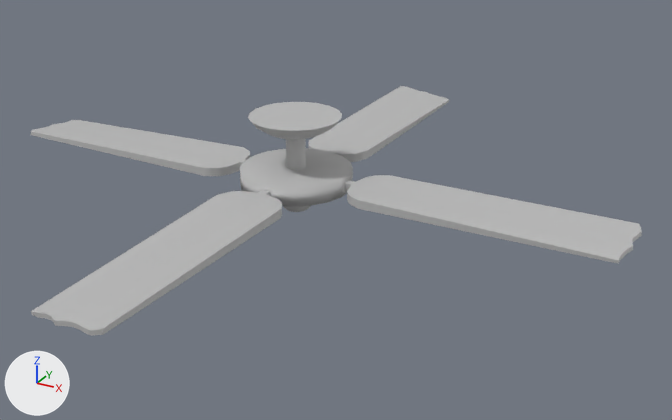
Renders of the FBX model Models/Matty B/FBX_Files/mvh_ceiling_fan.fbx from each side of a commit.
One viewpoint serves both versions: a 50 mm camera at (0.0331, -0.0542, 0.0326) aimed at (0.0033, 0.0001, 0.0055). Every picture has the same lights, and +X, +Y and +Z are marked at lower left. Where no turn or scale is listed for an object, it has been applied to the vertices.

Names of what the first picture shows: 'fan'.
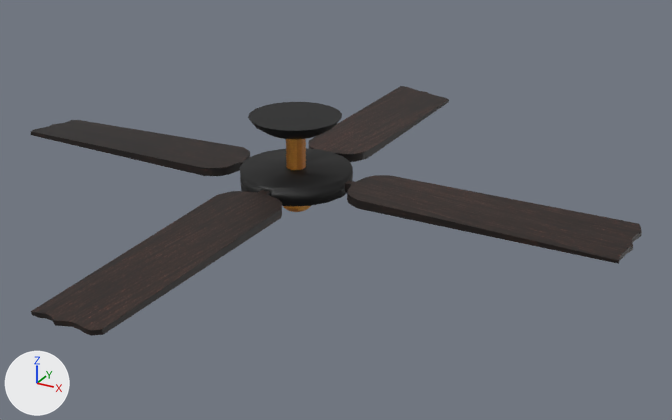
Pixel boxes (x1, y1, x2, y2) of what changed, in the pictures (672 x 420 px):
'fan', recoloured (grey to black): (31, 86, 642, 336) in both

The change, as a diff of the scene's bpy script:
```diff
--- a/Models/Matty B/FBX_Files/mvh_ceiling_fan.fbx.py
+++ b/Models/Matty B/FBX_Files/mvh_ceiling_fan.fbx.py
@@ img_fan_tmap_png @@
+img_fan_tmap_png = load_image('fan_tmap.png', '_unpacked/fan_tmap.png', 1024, 1024, 'sRGB')
@@ mat_phong1 @@
+mat_phong1 = principled_material('phong1')
+mat_phong1.texture = img_fan_tmap_png
+mat_phong1.roughness = 0.553
@@ me_mesh @@
 me_mesh.from_pydata(...)  # 774 vertices, 1464 faces; spans x -0.0239..0.0243, y -0.0241..0.0239, z 0.0048..0.0121
-me_mesh.materials.append(mat_surfaceshader1)  # grey #bcbcbc
+me_mesh.materials.append(mat_phong1)  # picture img_fan_tmap_png
```
